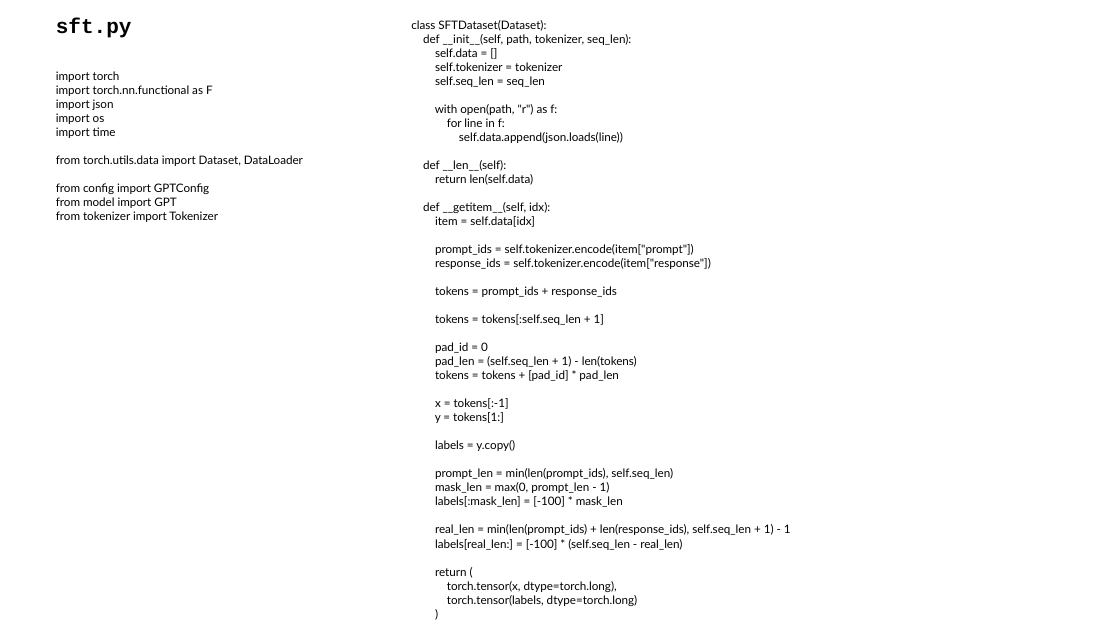
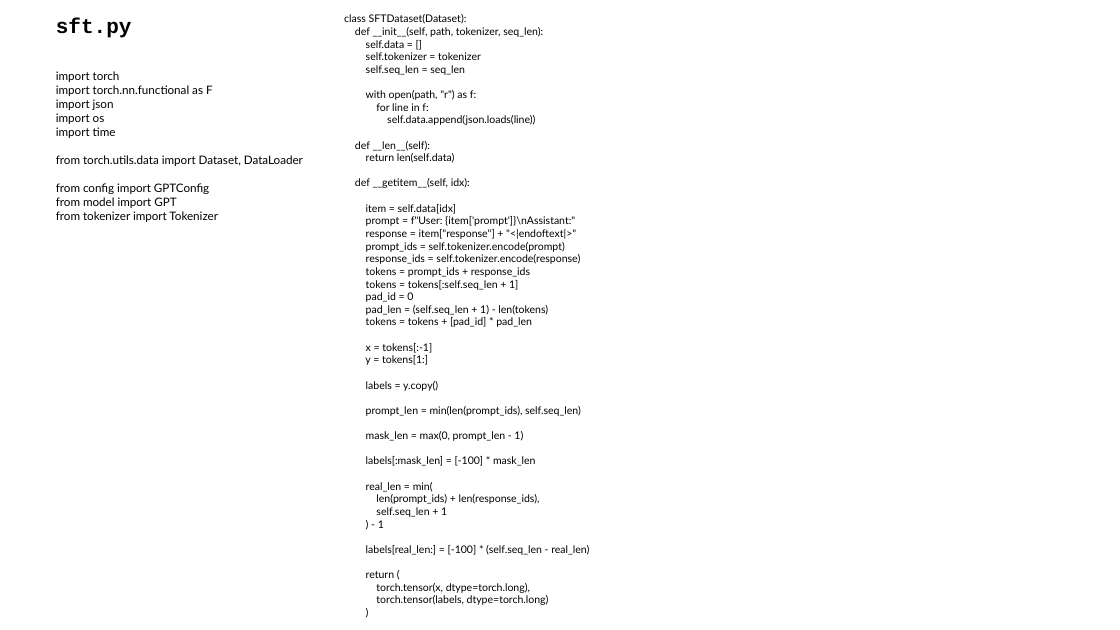
Before and after one commit to maneeshasahas1234/transformer-architecture-llm-from-scratch, a slide deck: slide 5 of Day 5 - Supervised finetuning and building a chat bot/sft.pptx (slide 4 before the commit). Drawn at 1120x630 pixels with LibreOffice and Linux fonts; fonts in the diff are those of the drawing. Boxes give left, top, right and bottom in pixels: in the first picture for what was removed or moved away, otherwise in the second. Text is boxed around its words. In the diff, an @@ line names an element or a change of style, - is before the commit and + after.

```diff
--- a/Day 5 - Supervised finetuning and building a chat bot/sft.pptx
+++ b/Day 5 - Supervised finetuning and building a chat bot/sft.pptx
@@ text "class SFTDataset(Dataset):": place and size @@
-text "class SFTDataset(Dataset):" at box(411, 20, 791, 606)
+text "class SFTDataset(Dataset):" at box(344, 14, 589, 605)
@@ text at box(344, 14, 589, 605): size 10 to 9 pt in "class SFTDataset(Dataset):", "def __init__(self, path, tokenizer, seq_len):", "self.data = []", "self.tokenizer = tokenizer" and 24 more places @@
@@ text at box(366, 216, 580, 264): text changed; size 10 to 9 pt @@
-prompt_ids = self.tokenizer.encode(item["prompt"])
-response_ids = self.tokenizer.encode(item["response"])
+prompt = f"User: {item['prompt']}\nAssistant:"
+response = item["response"] + "<|endoftext|>"
+prompt_ids = self.tokenizer.encode(prompt)
+response_ids = self.tokenizer.encode(response)
@@ text at box(366, 482, 540, 528): text changed; size 10 to 9 pt @@
-real_len = min(len(prompt_ids) + len(response_ids), self.seq_len + 1) - 1
+real_len = min(
+len(prompt_ids) + len(response_ids),
+self.seq_len + 1
+) - 1
```
Also in this commit, not shown: 2 other slides changed, 1 slide added, 3 other files.
